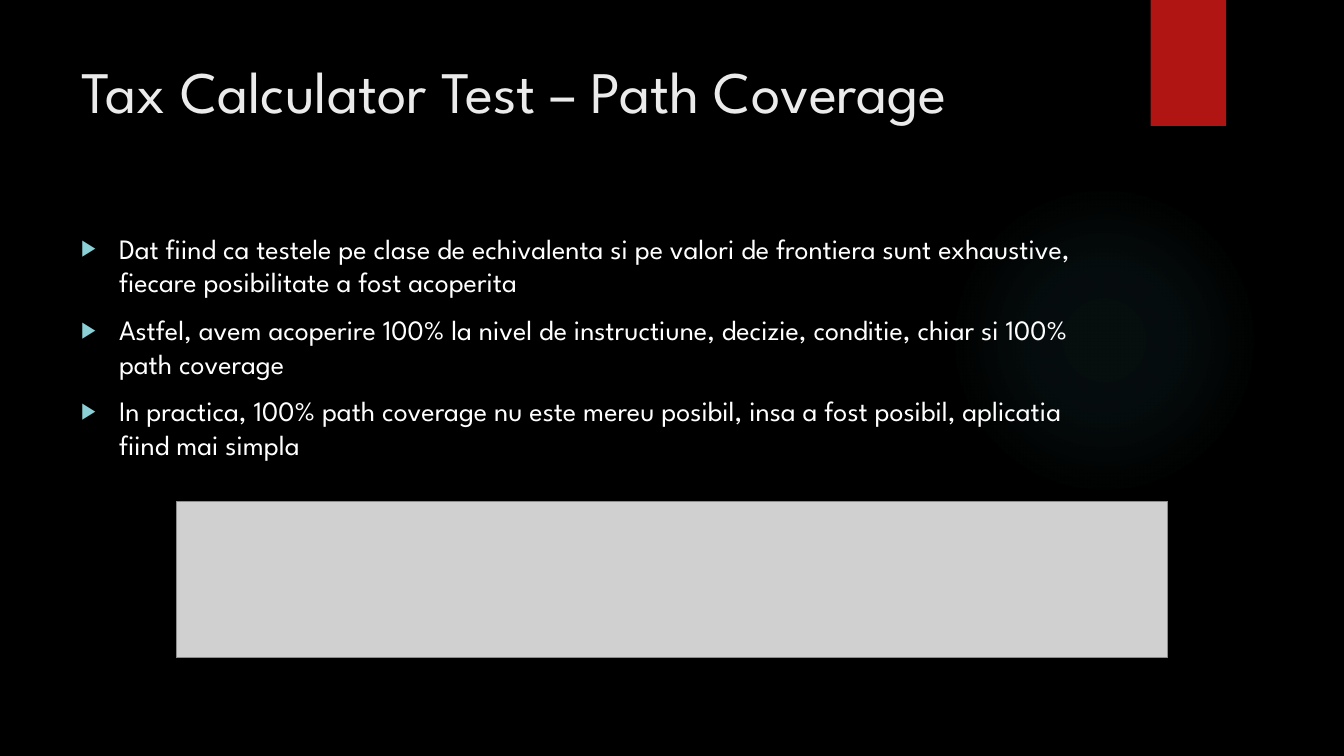
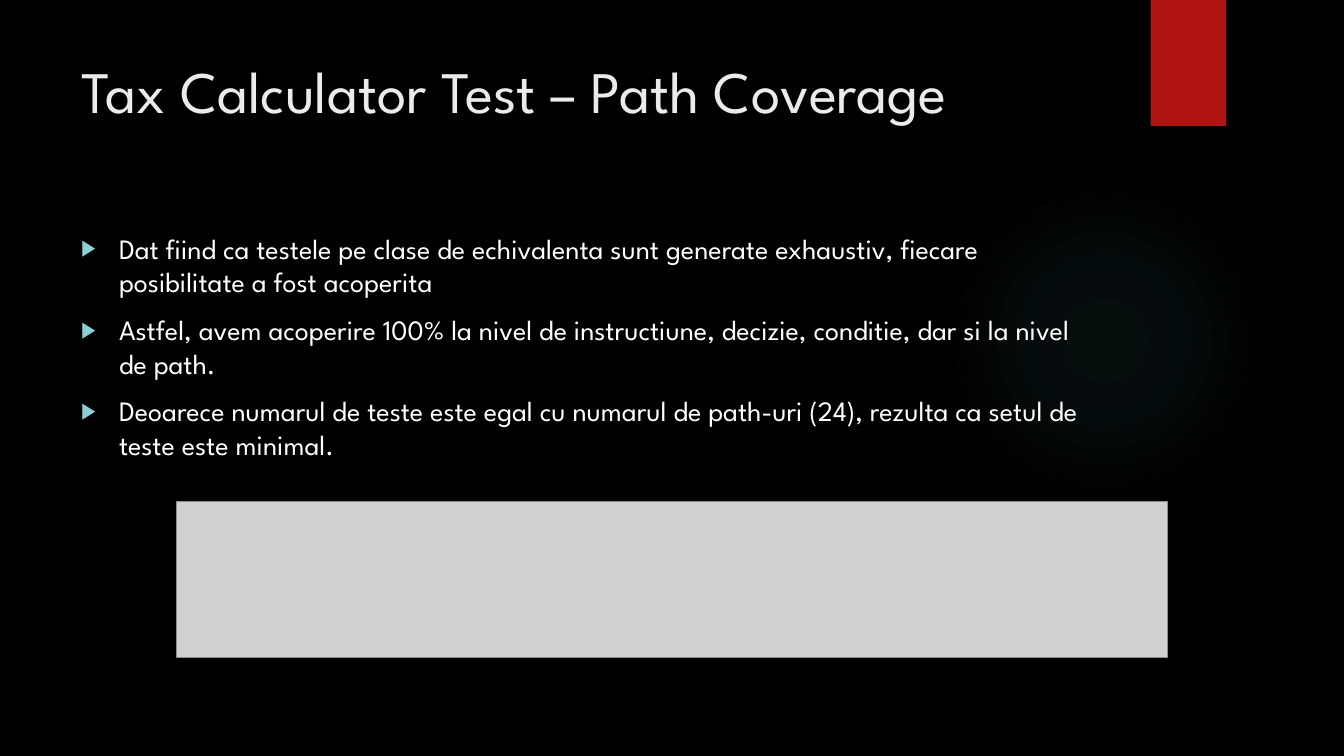
Before and after one commit to LiciuStefan/TSS, a slide deck: slide 13 of Testare_Unitara_Java.pptx (slide 12 before the commit). Drawn at 1344x756 pixels with LibreOffice and Linux fonts; fonts in the diff are those of the drawing; grey boxes stand for pictures; background and template pictures are left out. Boxes give left, top, right and bottom in pixels: in the first picture for what was removed or moved away, otherwise in the second. Text is boxed around its words. In the diff, an @@ line names an element or a change of style, - is before the commit and + after.

Commit message:
added AI report in presentation, fixed some spelling issues

```diff
--- a/Testare_Unitara_Java.pptx
+++ b/Testare_Unitara_Java.pptx
@@ text at (119, 239, 1077, 456): text changed @@
-▶ Dat fiind ca testele pe clase de echivalenta si pe valori de frontiera sunt exhaustive, fiecare posibilitate a fost acoperita
-▶ Astfel, avem acoperire 100% la nivel de instructiune, decizie, conditie, chiar si 100% path coverage
-▶ In practica, 100% path coverage nu este mereu posibil, insa a fost posibil, aplicatia fiind mai simpla
+▶ Dat fiind ca testele pe clase de echivalenta sunt generate exhaustiv, fiecare posibilitate a fost acoperita
+▶ Astfel, avem acoperire 100% la nivel de instructiune, decizie, conditie, dar si la nivel de path.
+▶ Deoarece numarul de teste este egal cu numarul de path-uri (24), rezulta ca setul de teste este minimal.
```
Also in this commit, not shown: 4 other slides changed, 2 slides added, 1 slide removed, 2 other files.
